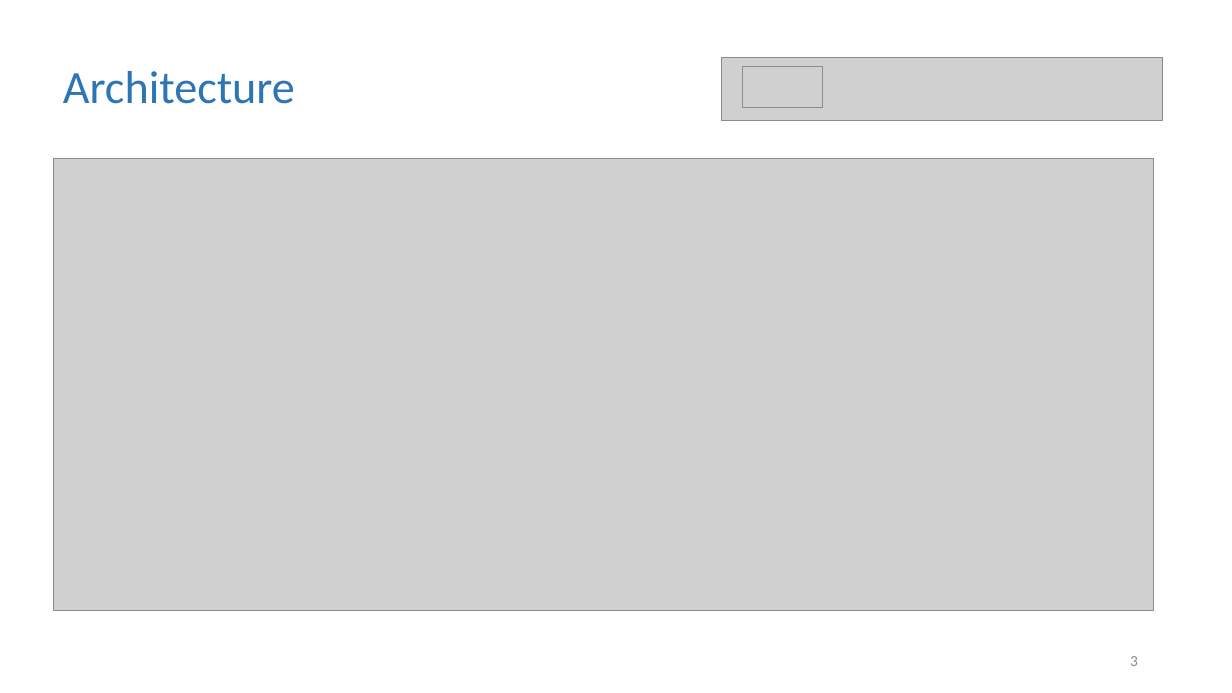
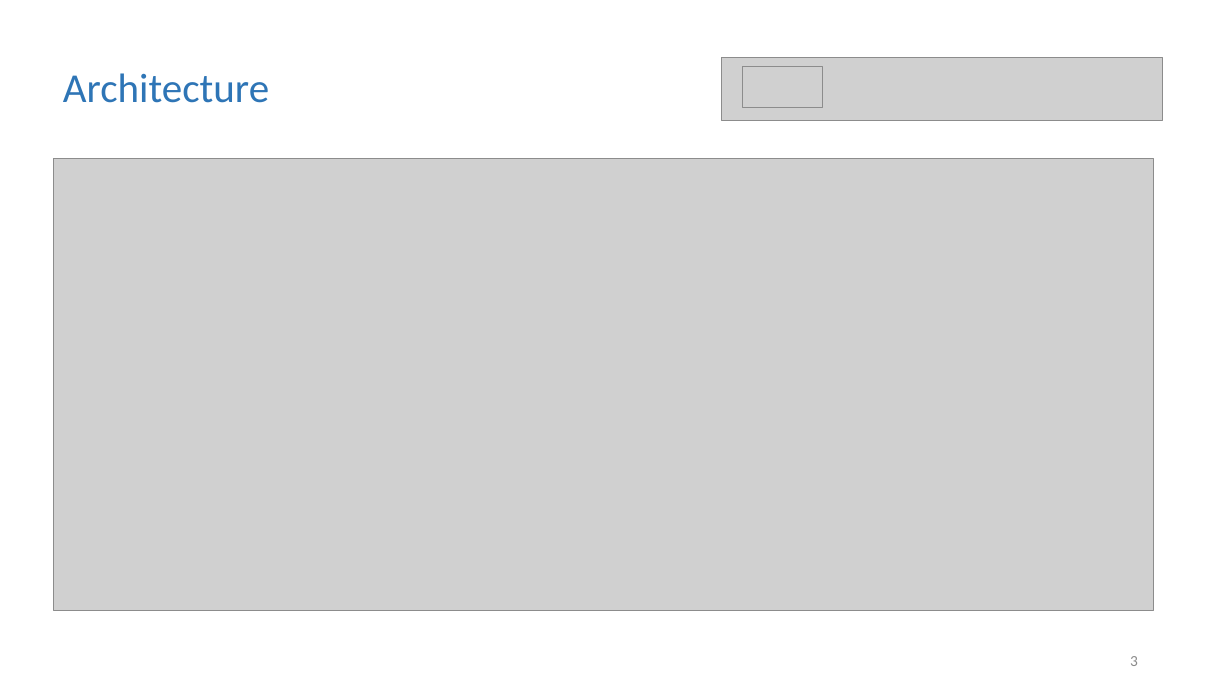
Before and after one commit to christophergalli/Team_Habsburg, a slide deck: slide 3 of GeneService_Presentation.pptx. Drawn at 1232x693 pixels with LibreOffice and Linux fonts; fonts in the diff are those of the drawing; grey boxes stand for pictures. Boxes give left, top, right and bottom in pixels: in the first picture for what was removed or moved away, otherwise in the second. Text is boxed around its words. In the diff, an @@ line names an element or a change of style, - is before the commit and + after.

```diff
--- a/GeneService_Presentation.pptx
+++ b/GeneService_Presentation.pptx
@@ text "Architecture" at box(63, 73, 269, 103): size 36 to 32 pt @@
```
Also in this commit, not shown: 7 other slides changed, 2 slides added, 1 other file.
